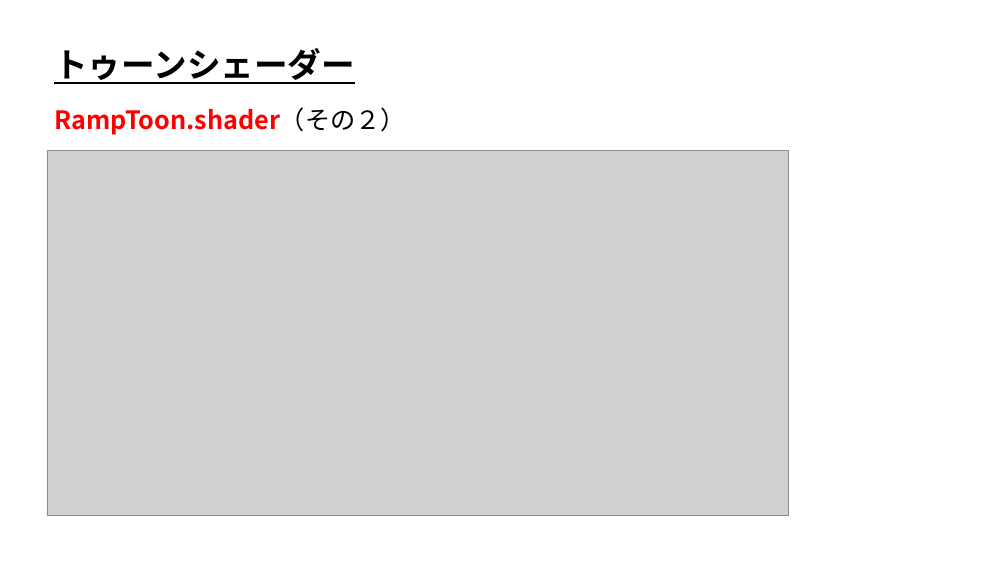
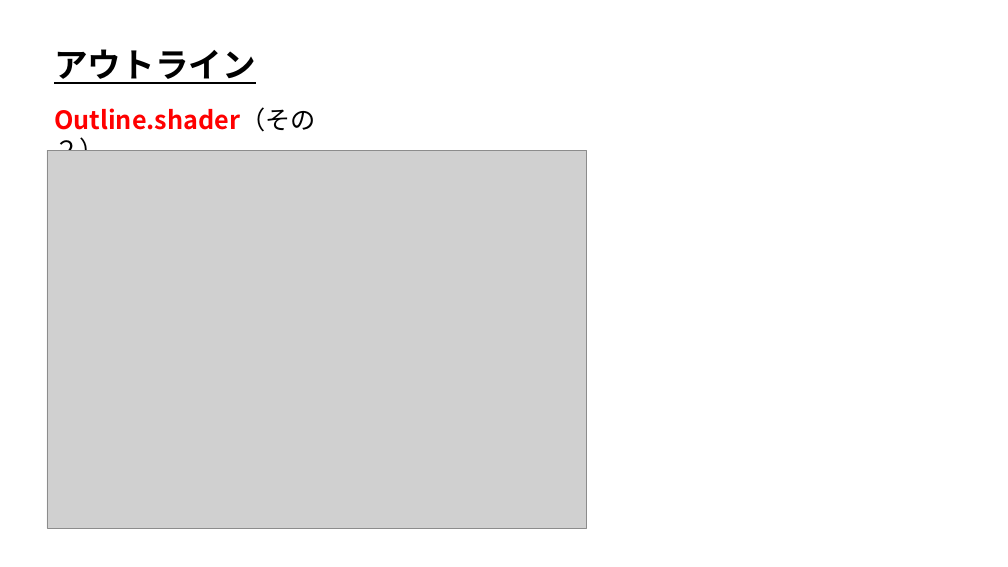
Before and after one commit to ArakiYusuke-Ohara/Textbook, a slide deck: slide 4 of ゲーム科2年/01_後期/ゲームプログラミング応用Ⅰ/09_複数Passでアウトライン.pptx. Drawn at 1008x567 pixels with LibreOffice and Linux fonts; fonts in the diff are those of the drawing; grey boxes stand for pictures. Boxes give left, top, right and bottom in pixels: in the first picture for what was removed or moved away, otherwise in the second. Text is boxed around its words. In the diff, an @@ line names an element or a change of style, - is before the commit and + after.

Commit message:
アウトラインスライド作成

```diff
--- a/ゲーム科2年/01_後期/ゲームプログラミング応用Ⅰ/09_複数Passでアウトライン.pptx
+++ b/ゲーム科2年/01_後期/ゲームプログラミング応用Ⅰ/09_複数Passでアウトライン.pptx
@@ text at box(54, 49, 256, 84): text changed @@
-トゥーンシェーダー
+アウトライン
@@ text at box(54, 107, 316, 151): text changed @@
-RampToon.shader（その２）
+Outline.shader（その２）
@@ picture: place and size @@
-picture at box(47, 150, 789, 516)
+picture at box(47, 150, 587, 529)
```
Also in this commit, not shown: 2 other slides changed, 8 slides added, 6 slides removed.
